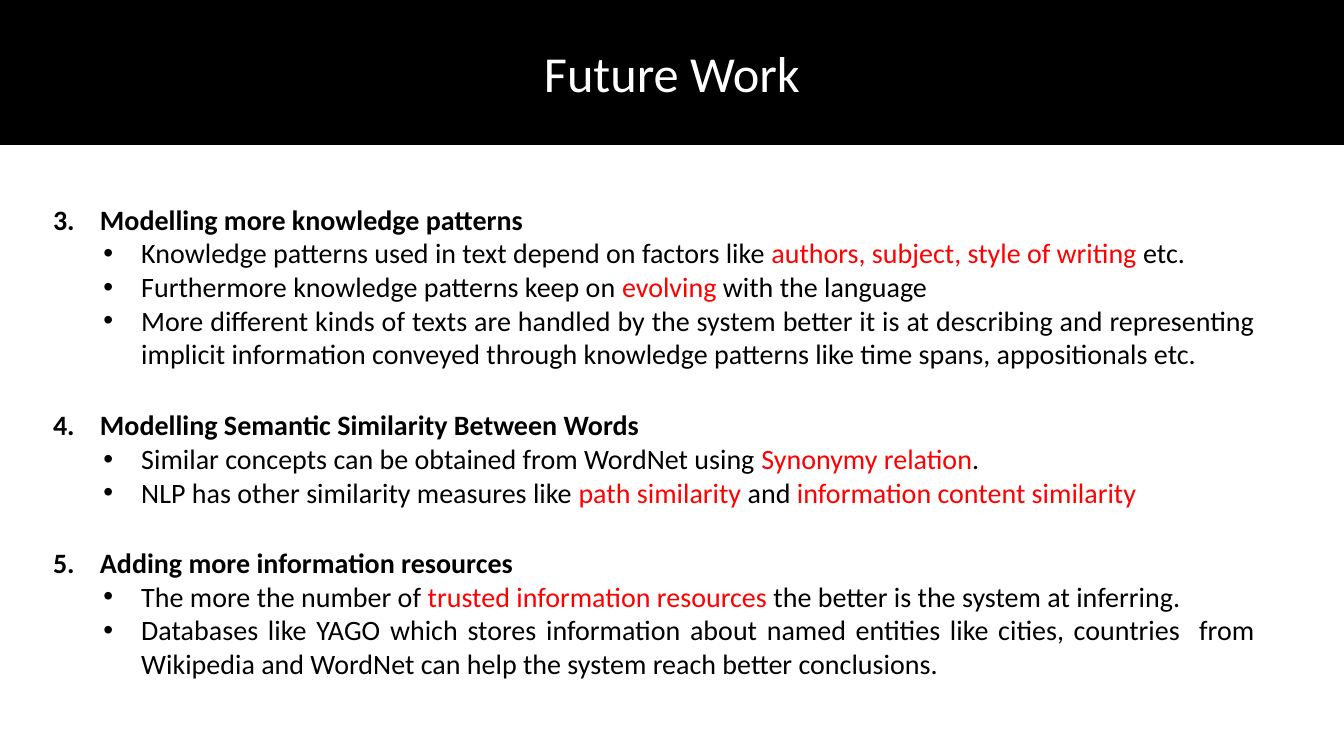
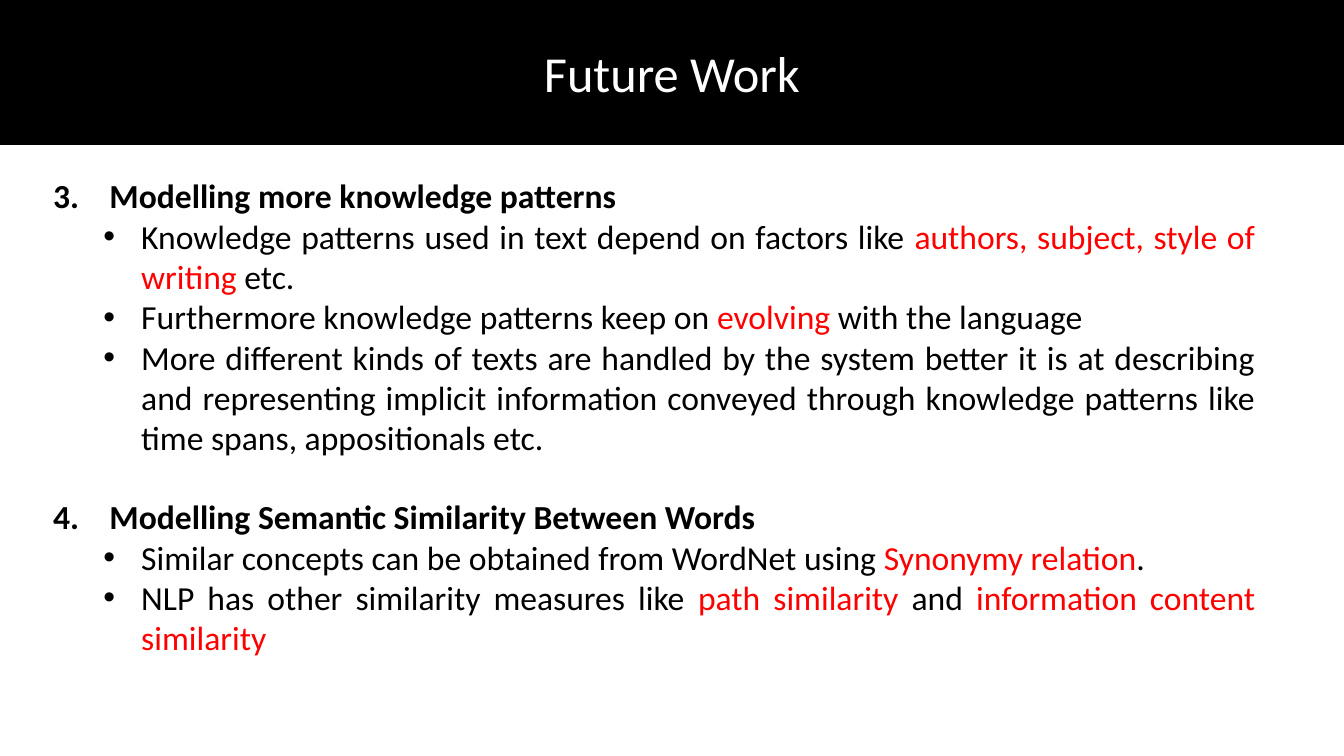
Before and after one commit to DhruvaPendharkar/thesis-project, a slide deck: slide 47 of Notes/ThesisPresentation.pptx (slide 42 before the commit). Drawn at 1344x756 pixels with LibreOffice and Linux fonts; fonts in the diff are those of the drawing. Boxes give left, top, right and bottom in pixels: in the first picture for what was removed or moved away, otherwise in the second. Text is boxed around its words. In the diff, an @@ line names an element or a change of style, - is before the commit and + after.

```diff
--- a/Notes/ThesisPresentation.pptx
+++ b/Notes/ThesisPresentation.pptx
@@ text "3. Modelling more knowledge patterns" moved from (x1=53, y1=210, x2=1254, y2=369) to (x1=53, y1=184, x2=1255, y2=456) @@
@@ text "3. Modelling more knowledge patterns" at (x1=53, y1=184, x2=1255, y2=456): size 20 to 24 pt @@
@@ text "4. Modelling Semantic Similarity Between ..." at (x1=53, y1=505, x2=1255, y2=656): size 20 to 24 pt @@
@@ text "4. Modelling Semantic Similarity Between ..." moved from (x1=53, y1=415, x2=1136, y2=508) to (x1=53, y1=505, x2=1255, y2=656) @@
@@ text removed at (x1=53, y1=553, x2=1254, y2=679) @@
-5. Adding more information resources
-  • The more the number of trusted information resources the better is the system at inferring.
-  • Databases like YAGO which stores information about named entities like cities, countries from Wikipedia and WordNet can help the system reach better conclusions.
```
Also in this commit, not shown: 14 other slides changed, 8 slides added, 1 slide removed.
